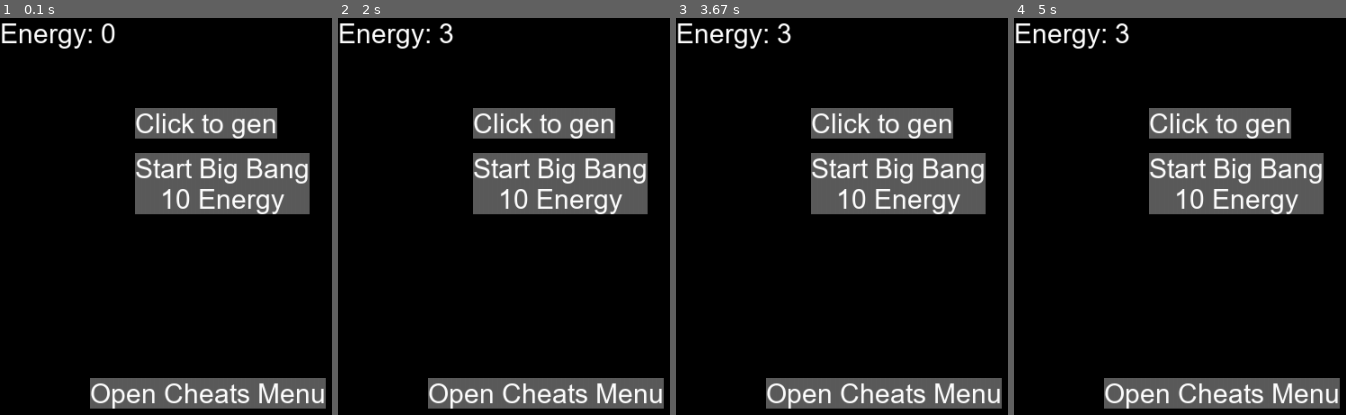
Above: before the commit, frames 1-4 (left to right).
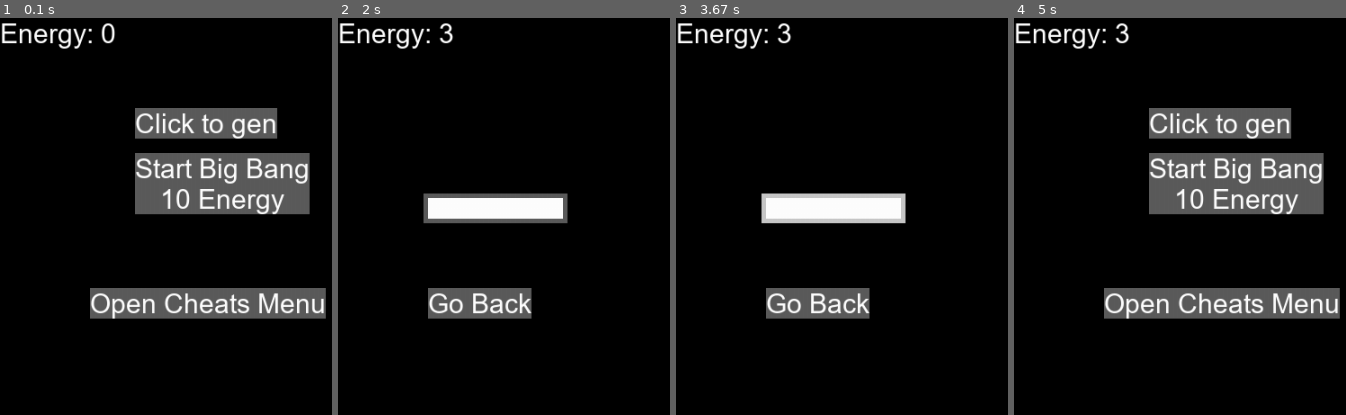
Above: after the commit, the same moments.

Repository: Slayrix/Idle-Game
Game: pygame game, started from Game/main.py
The game is run twice, just before and just after one commit, with the same random seed, the same clock (stepped at 60 frames per second) and the same inputs.
Inputs (mouse positions are in pixels of both pictures, inside the frame that each line leads up to):
- Up to frame 1 (0.1 s): no input
- Up to frame 2 (2 s): click "Click to gen" at 0.38 s; click "Click to gen" at 0.72 s; click (553, 133) at 1.55 s; click (573, 291) at 1.88 s
- Up to frame 3 (3.67 s): click (832, 208) at 2.22 s; click (outside the picture) at 2.55 s; click (832, 208) at 3.38 s
- Up to frame 4 (5 s): click (outside the picture) at 3.72 s; click (1203, 295) at 4.55 s

The runs differ from the first frame. In frame 1, 11% of the frame differs, in the area x 27-99%, y 68-99%; in frame 2, 21%; in frame 3, 21%, in the area x 25-99%, y 22-99%; in frame 4, 11%.

Commit message:
Button improvements

Diff:
--- a/Game/button.py
+++ b/Game/button.py
@@ -6,13 +6,15 @@
         pg.font.init()
         self.font = pg.font.Font("arial.ttf", 30)
         self.lineVarList = []
-        self.setButton(textList, textColor, xPos, yPos)
+        self.xPos = xPos
+        self.yPos = yPos
+        self.setButton(textList, textColor)
         self.activeMenu = activeMenuList
         buttonList.list += [self]
         self.drawConditions = drawConditions
         self.buttonFunctionality = buttonFunctionality
 
-    def setButton(self, textList: list, textColor, xPos: int, yPos: int):
+    def setButton(self, textList: list, textColor):
         self.textColor = textColor
         widthList = []
         height = 0
@@ -26,10 +28,14 @@
             i += 1
         self.rect.width = max(widthList)
         self.rect.height = height
+        self.setXYPosition(10000, 10000)
+
+    def setXYPosition(self, xPos, yPos):
         self.rect.x = xPos
         self.rect.y = yPos
 
     def drawButton(self, buttonColor):
+        self.setXYPosition(self.xPos, self.yPos)
         pg.draw.rect(game.gameScreen, buttonColor, self.rect)
         widthL = []
         for e in self.lineVarList:
@@ -69,8 +75,6 @@
             return False
 
     def buttonClicked(self):
-        if self.buttonFunctionality == []:
-            return
         if self.showButton() == True:
             if self.buttonFunctionality[0] == "genCurrency":
                 upgradeVar = self.buttonFunctionality[2]
@@ -89,10 +93,10 @@
 
 genButton = button(["Click to gen"], ["defaultMenu"], (255, 255, 255), 150, 100, ["genCurrency", 1, currency.energy])
 shopButton = button(["Shop"], ["defaultMenu"], (255, 255, 255), 150, 150, ["changeMenu", "shop"], [upgrade.bigBangUpgrade, "level", ">", 0])
-shopBackButton = button(["Back"], ["shop"], (255, 255, 255), 100, 100, ["changeMenu", "default"])
+shopBackButton = button(["Back"], ["shop"], (255, 255, 255), 150, 150, ["changeMenu", "default"])
 bigBangButton = button(["Start Big Bang", str(upgrade.bigBangUpgrade.cost) + " Energy"], ["defaultMenu"], (255, 255, 255), 150, 150, ["buyUpdrade", upgrade.bigBangUpgrade], [upgrade.bigBangUpgrade, "level", "=", 0])
 genEnergyUpgradeButton = button(["Upgrade 1", "Auto gen +" + str(upgrade.genEnergyUpgrade.increaseGenPerSecondAmount) + " energy per second per upgrade", str(upgrade.genEnergyUpgrade.cost) + " Matter"], ["shop"], (255, 255, 255), 150, 230, ["buyUpdrade", upgrade.genEnergyUpgrade])
 matterGenUpgradeButton = button(["Double Matter Generation", "Increases energy consumption by +10", str(upgrade.matterGenUpgrade.cost) + " Matter"], ["shop"], (255, 255, 255), 150, 350, ["buyUpdrade", upgrade.matterGenUpgrade])
 genEnergyUpgradeBuffButton = button(["Double Energy Generation of Upgrade 1", str(upgrade.genEnergyUpgradeBuff.cost) + " Matter"], ["shop"], (255, 255, 255), 150, 470, ["buyUpdrade", upgrade.genEnergyUpgradeBuff])
-cheatsMenuButton = button(["Open Cheats Menu"], ["defaultMenu"], (255, 255, 255), 100, 400, ["changeMenu", "cheats"])
-cheatsBackButton = button(["Go Back"], ["cheats"], (255, 255, 255), 100, 400, ["changeMenu", "default"])
+cheatsMenuButton = button(["Open Cheats Menu"], ["defaultMenu"], (255, 255, 255), 100, 300, ["changeMenu", "cheats"])
+cheatsBackButton = button(["Go Back"], ["cheats"], (255, 255, 255), 100, 300, ["changeMenu", "default"])
--- a/Game/menu.py
+++ b/Game/menu.py
@@ -17,6 +17,8 @@
     for buttonVar in button.buttonList.list:
         if buttonVar.showButton() == True:
             buttonVar.drawButton((92, 92, 92))
+        else:
+            buttonVar.setXYPosition(10000, 10000)
 
     for textVar in text.textList.list:
         if textVar.showText() == True:
